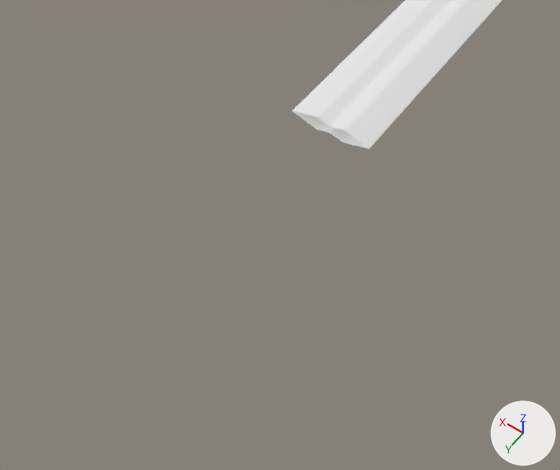
An edit to the Blender file Sword.blend, drawn before and after from the same camera.
One viewpoint serves both versions: a camera (50 mm lens) standing at (-1.4, 8.18, 2.68) and looking at (-0.17, 6.46, -0.02). Arrows for +X, +Y and +Z are at lower right; the lights stay in place.
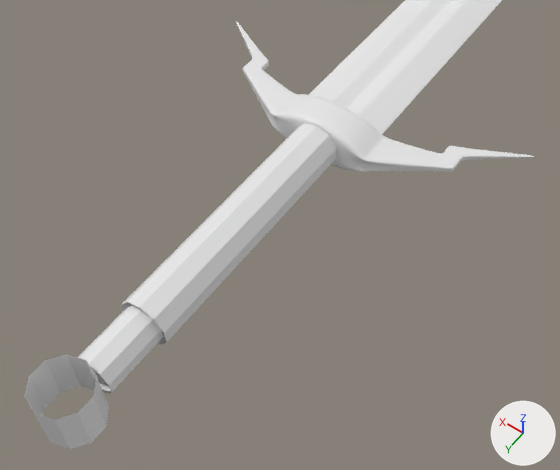
Commit message: modle sword hilt

Changed parts and their boxes (x1, y1, x2, y2) in the pictures (560 x 470 px):
'Cylinder.001', added
    after: (121, 123, 336, 345)
'Cylinder', added
    after: (236, 21, 535, 172)
'Cylinder.003', added
    after: (24, 354, 109, 449)
'Cylinder.002', added
    after: (77, 305, 163, 394)

Patch to the scene script:
```diff
--- a/Sword.blend.py
+++ b/Sword.blend.py
@@ me_cylinder_003 @@
+me_cylinder_003.from_pydata(...)  # 20 vertices, 10 faces; spans x -0.95..0.95, y -1.0..1.0, z -1.0..1.0
@@ me_cylinder @@
+me_cylinder.from_pydata(...)  # 32 vertices, 29 faces; spans x -3.24..0.0, y -1.0..1.0, z -1.0..4.37
+me_cylinder.polygons.foreach_set('use_smooth', [True] * 29)
@@ ob_cylinder_003 @@
+ob_cylinder_003 = bpy.data.objects.new('Cylinder.003', me_cylinder_003)
+ob_cylinder_003.location = (0.0, 7.58, 0.0)
+ob_cylinder_003.scale = (0.13, 0.13, 0.13)
@@ ob_cylinder_002 @@
+ob_cylinder_002 = bpy.data.objects.new('Cylinder.002', me_cylinder_003.copy())
+ob_cylinder_002.location = (0.0, 7.3, 0.0)
+ob_cylinder_002.rotation_euler = (1.571, 0.0, 0.0)  # degrees (90, 0, 0)
+ob_cylinder_002.scale = (0.095, 0.095, 0.15)
@@ ob_cylinder_001 @@
+ob_cylinder_001 = bpy.data.objects.new('Cylinder.001', me_cylinder_003.copy())
+ob_cylinder_001.location = (0.0, 6.54, 0.0)
+ob_cylinder_001.rotation_euler = (1.571, 0.0, 0.0)  # degrees (90, 0, 0)
+ob_cylinder_001.scale = (0.12, 0.12, 0.62)
@@ ob_cylinder @@
+ob_cylinder = bpy.data.objects.new('Cylinder', me_cylinder)
+ob_cylinder.location = (0.0, 5.82, 0.0)
+ob_cylinder.rotation_euler = (1.571, 0.0, 0.0)  # degrees (90, 0, 0)
+ob_cylinder.scale = (0.275, 0.13, 0.1)
+_m = ob_cylinder.modifiers.new('Mirror', 'MIRROR')
+_m = ob_cylinder.modifiers.new('Bevel', 'BEVEL')
+_m.width = 100.0
+_m.width_pct = 100.0
+_m.segments = 2
+_m.limit_method = 'WEIGHT'
+_m.offset_type = 'PERCENT'
+_m.profile = 1.0
+_m = ob_cylinder.modifiers.new('Subdivision', 'SUBSURF')
+_m.levels = 3
```
